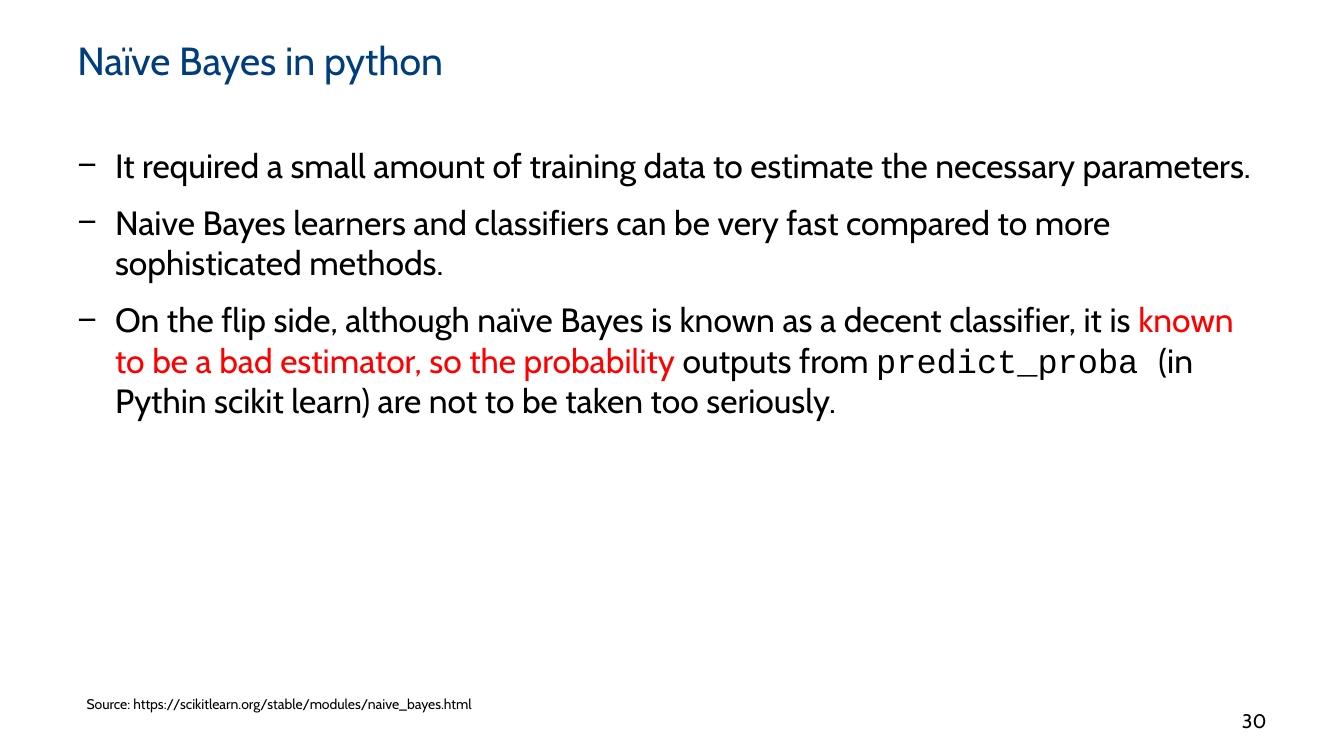
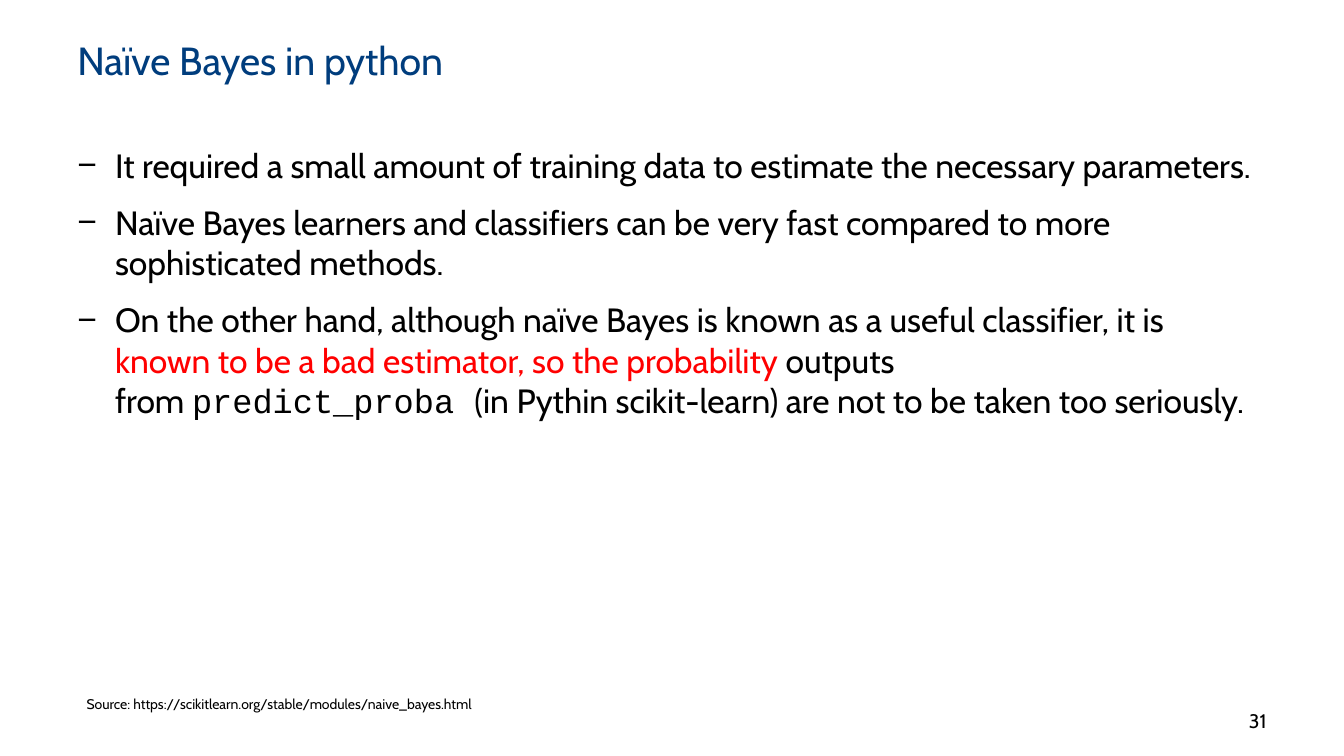
Before and after one commit to ML4NS/ml4ns.github.io, a slide deck: slide 31 of slides/04- Bayesian models/ML4NuerScience_BayesianModels.pptx (slide 30 before the commit). Drawn at 1344x756 pixels with LibreOffice and Linux fonts; fonts in the diff are those of the drawing; background and template pictures are left out. Boxes give left, top, right and bottom in pixels: in the first picture for what was removed or moved away, otherwise in the second. Text is boxed around its words. In the diff, an @@ line names an element or a change of style, - is before the commit and + after.

```diff
--- a/slides/04- Bayesian models/ML4NuerScience_BayesianModels.pptx
+++ b/slides/04- Bayesian models/ML4NuerScience_BayesianModels.pptx
@@ text at [115, 209, 1244, 421]: text changed @@
-− Naive Bayes learners and classifiers can be very fast compared to more sophisticated methods.
-− On the flip side, although naïve Bayes is known as a decent classifier, it is known to be a bad estimator, so the probability outputs from predict_proba (in Pythin scikit learn) are not to be taken too seriously.
+− Naïve Bayes learners and classifiers can be very fast compared to more sophisticated methods.
+− On the other hand, although naïve Bayes is known as a useful classifier, it is known to be a bad estimator, so the probability outputs from predict_proba (in Pythin scikit-learn) are not to be taken too seriously.
@@ page number at [1249, 714, 1267, 729]: text changed @@
-30
+31
```
Also in this commit, not shown: 26 other slides changed, 2 slides added, 1 other file.
